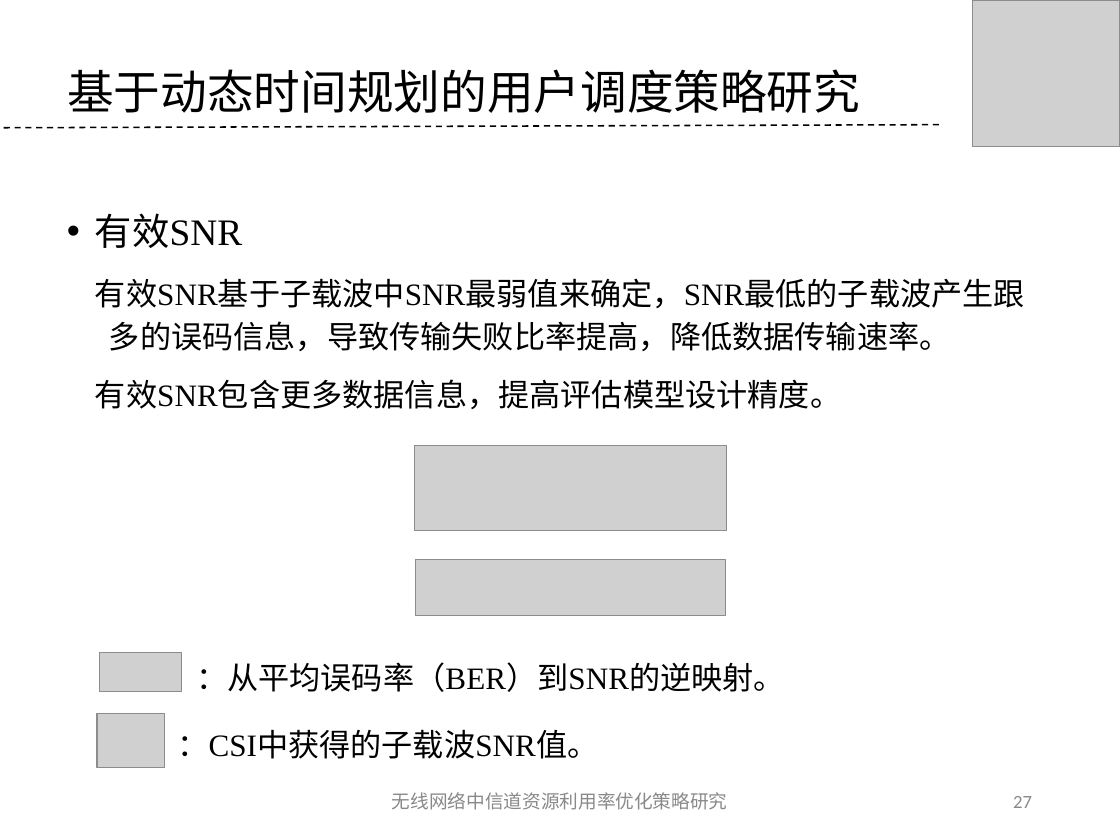
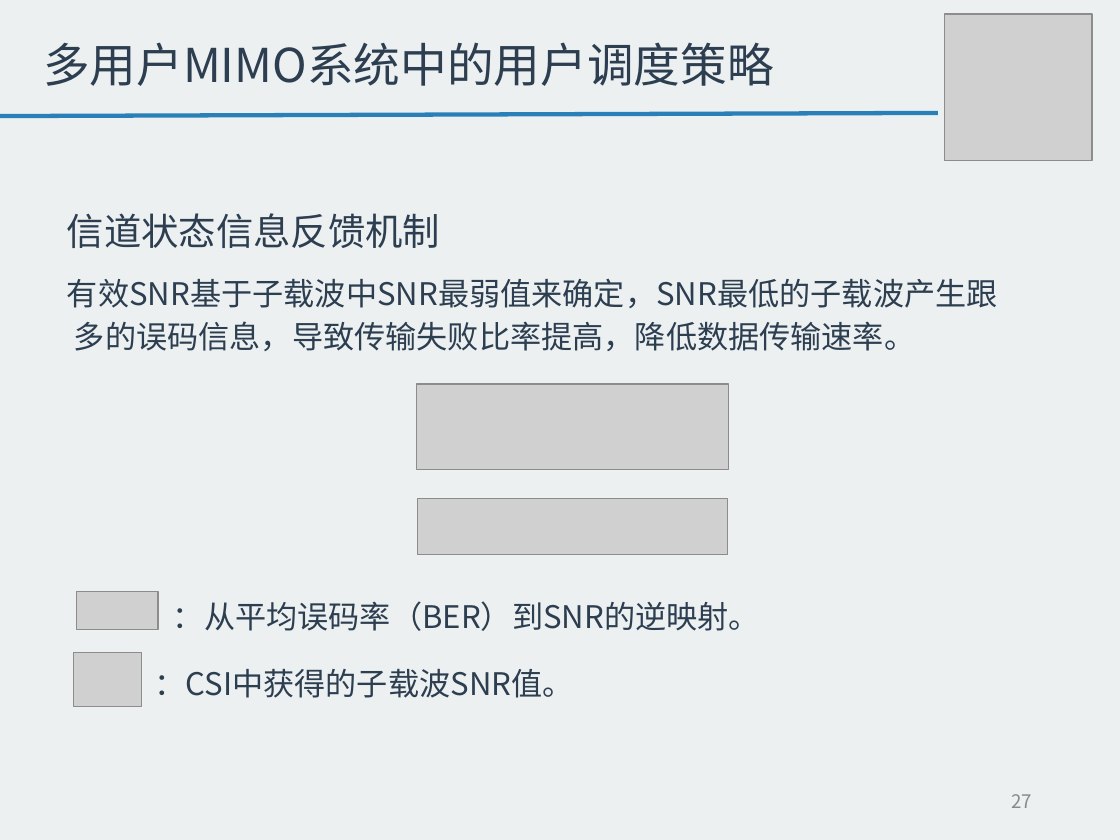
Before and after one commit to tangzhaoshu/playground, a slide deck: slide 27 of ResearchWork/毕业答辩--唐兆树.ppt. Drawn at 1120x840 pixels with LibreOffice and Linux fonts; fonts in the diff are those of the drawing; grey boxes stand for pictures; background and template pictures are left out. Boxes give left, top, right and bottom in pixels: in the first picture for what was removed or moved away, otherwise in the second. Text is boxed around its words. In the diff, an @@ line names an element or a change of style, - is before the commit and + after.

```diff
--- a/ResearchWork/毕业答辩--唐兆树.ppt
+++ b/ResearchWork/毕业答辩--唐兆树.ppt
@@ background picture (left out) to #ECF0F1 @@
@@ picture: place and size @@
-picture at bbox=[972, 0, 1120, 147]
+picture at bbox=[944, 15, 1092, 161]
@@ title added at bbox=[43, 42, 774, 86], 30 pt, text #2C3E50 @@
+多用户MIMO系统中的用户调度策略
@@ title removed at bbox=[67, 69, 860, 113] @@
-基于动态时间规划的用户调度策略研究
@@ line moved from (3, 128) - (942, 124) to (0, 116) - (937, 113) @@
@@ line (0, 116) - (937, 113): stroke #000000 0.99 pt dashed to #2980B9 2.75 pt @@
@@ text at bbox=[67, 213, 440, 248]: text changed; font Times New Roman to Noto Sans CJK SC; text colour #000000 to #2C3E50 @@
-• 有效SNR
+信道状态信息反馈机制
@@ text at bbox=[67, 279, 998, 351]: font Calibri to Noto Sans CJK SC, text colour #000000 to #2C3E50 in "有效SNR基于子载波中SNR最弱值来确定，SNR最低的子载波产生跟 多的误码信息，导致传输失败比率提高，降低数据传输速率 ..."; font Times New Roman to Noto Sans CJK SC in "有效SNR基于子载波中SNR最弱值来确定，SNR最低的子载波产生跟"; indent changed @@
@@ text at bbox=[95, 379, 841, 409]: paragraph removed @@
-有效SNR包含更多数据信息，提高评估模型设计精度。
@@ picture: place and size @@
-picture at bbox=[416, 560, 725, 616]
+picture at bbox=[417, 384, 729, 469]
@@ picture: place and size @@
-picture at bbox=[414, 446, 727, 531]
+picture at bbox=[418, 498, 727, 554]
@@ picture: place and size @@
-picture at bbox=[97, 713, 165, 767]
+picture at bbox=[76, 591, 158, 631]
@@ text "：从平均误码率（BER）到SNR的逆映射。": place and size @@
-text "：从平均误码率（BER）到SNR的逆映射。" at bbox=[196, 662, 785, 692]
+text "：从平均误码率（BER）到SNR的逆映射。" at bbox=[173, 601, 760, 631]
@@ text "：从平均误码率（BER）到SNR的逆映射。" at bbox=[173, 601, 760, 631]: font Calibri to Noto Sans CJK SC, font Times New Roman to Noto Sans CJK SC in "：从平均误码率（BER）到SNR的逆映射。"; text colour #000000 to #2C3E50 @@
@@ picture: place and size @@
-picture at bbox=[100, 653, 181, 692]
+picture at bbox=[74, 652, 141, 706]
@@ text added at bbox=[154, 669, 573, 698], 20 pt, text #2C3E50 @@
+：CSI中获得的子载波SNR值。
@@ text removed at bbox=[177, 729, 598, 759] @@
-：CSI中获得的子载波SNR值。
@@ page number at bbox=[1011, 794, 1032, 808]: font Calibri to Noto Sans CJK SC @@
@@ text removed at bbox=[392, 792, 728, 810] @@
-无线网络中信道资源利用率优化策略研究
```
Also in this commit, not shown: 33 other slides changed, 5 slides added, 5 slides removed, 9 other files.
